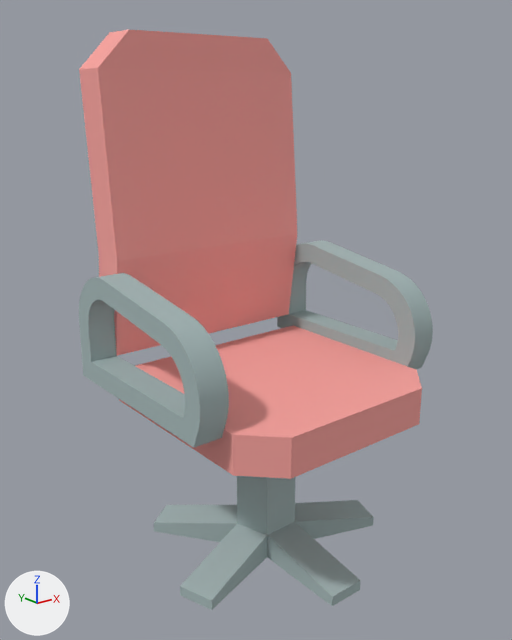
Renders of the glTF model assets/props/furniture/chairDesk.glb from each side of a commit.
Both versions are drawn from a 50 mm lens placed at (-0.332, -0.451, 0.538), pointed at (0.158, 0.161, 0.293). The axes (+X, +Y, +Z) are drawn at lower left. The lights are the same throughout. The picture after the commit comes second. Vertices at exactly the same position are counted once.

The first picture shows 'chair', 'chairDesk(Clone)'.
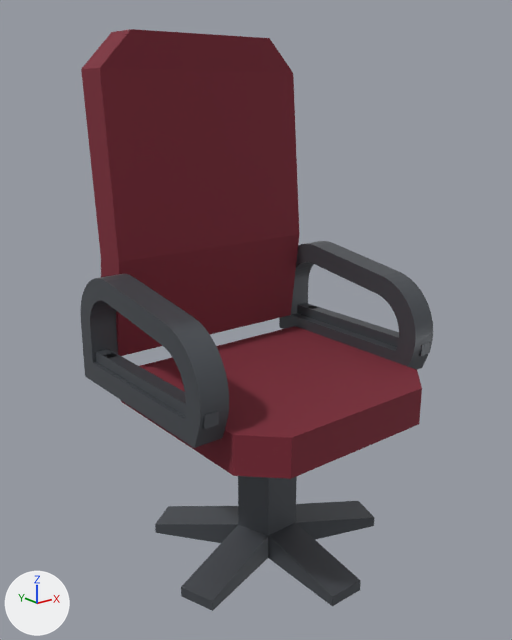
The change in detail:
Material 'gunmetal.004' (mat_gunmetal_004) is new.
Its base color is (0.1, 0.11, 0.125) (dark grey #595d63).
Its metallic is 0.5.
Its roughness is 0.45.
Material 'velvet.004' (mat_velvet_004) is new.
Its base color is (0.2, 0.018, 0.035) (dark red #7c2435).
Its roughness is 0.85.
Material 'brass.004' (mat_brass_004) is new.
Its base color is (0.55, 0.34, 0.07) (orange #c49e4b).
Its metallic is 0.6.
Its roughness is 0.4.
me_mesh_chairdesk is used by ob_chairdesk_clone; location (0.0, 0.0, 0.0).
me_mesh_chairdesk had 36 vertices, 68 faces and spanned x 0.024..0.311, y 0.01..0.283, z 0.0..0.19.
me_mesh_chairdesk now has 43 vertices, 75 faces and spans x 0.024..0.311, y 0.01..0.283, z 0.0..0.19.
Part 1, on me_mesh_chairdesk:
3 faces are deleted.
7 vertices are added at x 0.145..0.19, y 0.123, z 0.184..0.19.
10 new faces join them.
me_mesh_chairdesk part 2: 65 faces spanning x 0.024..0.311, y 0.01..0.283, z 0.0..0.19 switch from mat_metalmedium (grey #a4b6b6) to mat_gunmetal_004 (dark grey #595d63).
me_mesh_chair is used by ob_chair; parent ob_chairdesk_clone; location (0.167, 0.16, 0.19).
me_mesh_chair had 256 vertices, 520 faces and spanned x -0.167..0.167, y -0.16..0.154, z 0.0..0.418.
me_mesh_chair now has 389 vertices, 737 faces and spans x -0.167..0.167, y -0.16..0.159, z 0.0..0.418.
me_mesh_chair part 3: a new loose piece, a box spanning x -0.163..-0.147, y -0.115..0.109, z 0.056..0.07, in mat_gunmetal_004 (dark grey #595d63).
me_mesh_chair part 4: a new loose piece, a box spanning x 0.147..0.163, y -0.115..0.109, z 0.056..0.07, in mat_gunmetal_004 (dark grey #595d63).
Part 5, on me_mesh_chair:
11 faces are deleted.
23 vertices are added at x -0.141..0.135, y -0.124..0.149, z 0.033..0.057.
32 new faces join them, mat_velvet_004 (dark red #7c2435).
4 new faces join them, mat_gunmetal_004 (dark grey #595d63).
me_mesh_chair part 6: 84 faces spanning x -0.135..0.135, y -0.16..0.154, z 0.0..0.418 switch from mat_carpet (pink #f9a39e) to mat_velvet_004 (dark red #7c2435).
me_mesh_chair part 7: 425 faces spanning x -0.167..0.167, y -0.115..0.132, z 0.033..0.164 switch from mat_metalmedium (grey #a4b6b6) to mat_gunmetal_004 (dark grey #595d63).
Other edits to the shape of me_mesh_chair do not show in these pictures.
me_mesh_chair gains material mat_brass_004 (orange #c49e4b).
Object 'chairDesk(Clone)' (ob_chairdesk_clone) is rescaled from (1.0, 1.0, 1.0) to (1.0, 0.984, 1.0).

Pixel boxes [x1, y1, x2, y2] of what changed, in the pictures (512 x 640 px):
'chair', reshaped, rescaled: before [79, 30, 433, 479]; after [81, 29, 433, 479]
'chairDesk(Clone)', reshaped, rescaled: before [154, 476, 374, 610]; after [155, 476, 374, 611]
part 1 of me_mesh_chairdesk, built on: before [267, 477, 296, 535]; after [268, 476, 297, 536]
part 2 of me_mesh_chairdesk, recoloured (grey to dark grey): [155, 476, 374, 610] in both
part 3 of me_mesh_chair, added: after [95, 349, 219, 429]
part 4 of me_mesh_chair, added: after [297, 303, 431, 356]
part 5 of me_mesh_chair, reshaped: before [135, 325, 422, 438]; after [139, 327, 422, 438]
part 6 of me_mesh_chair, recoloured: [81, 30, 422, 479] in both
part 7 of me_mesh_chair, recoloured (grey to dark grey): [81, 241, 433, 447] in both
